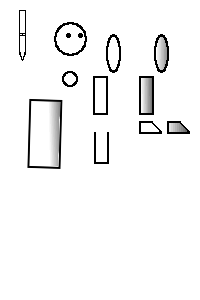
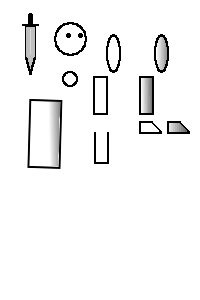
The second 200×300 image is a revision of the first. Changes to its layers:
painted on "Layer 1 Merged", masked it over [19, 10, 39, 75]
